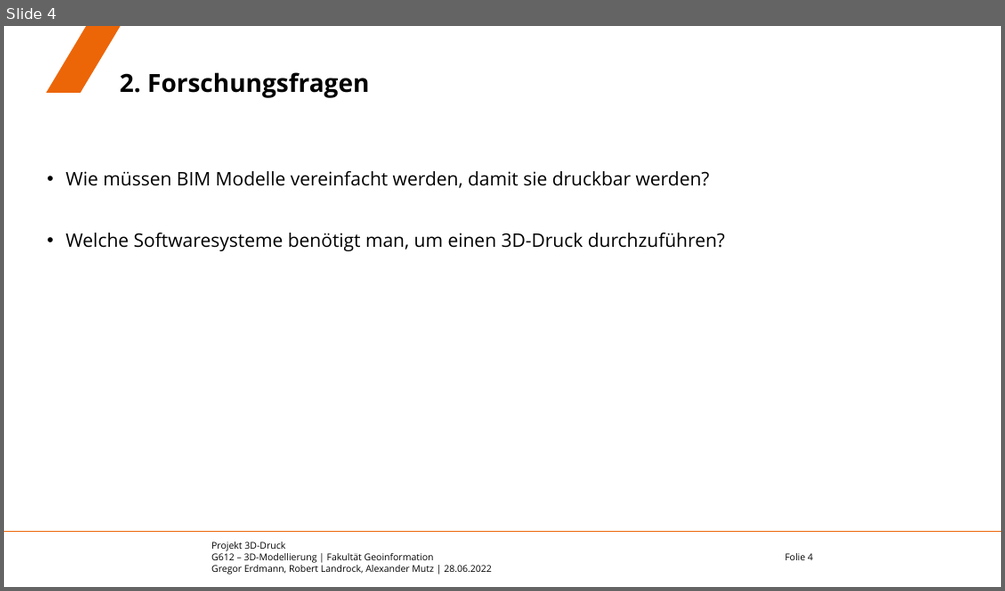
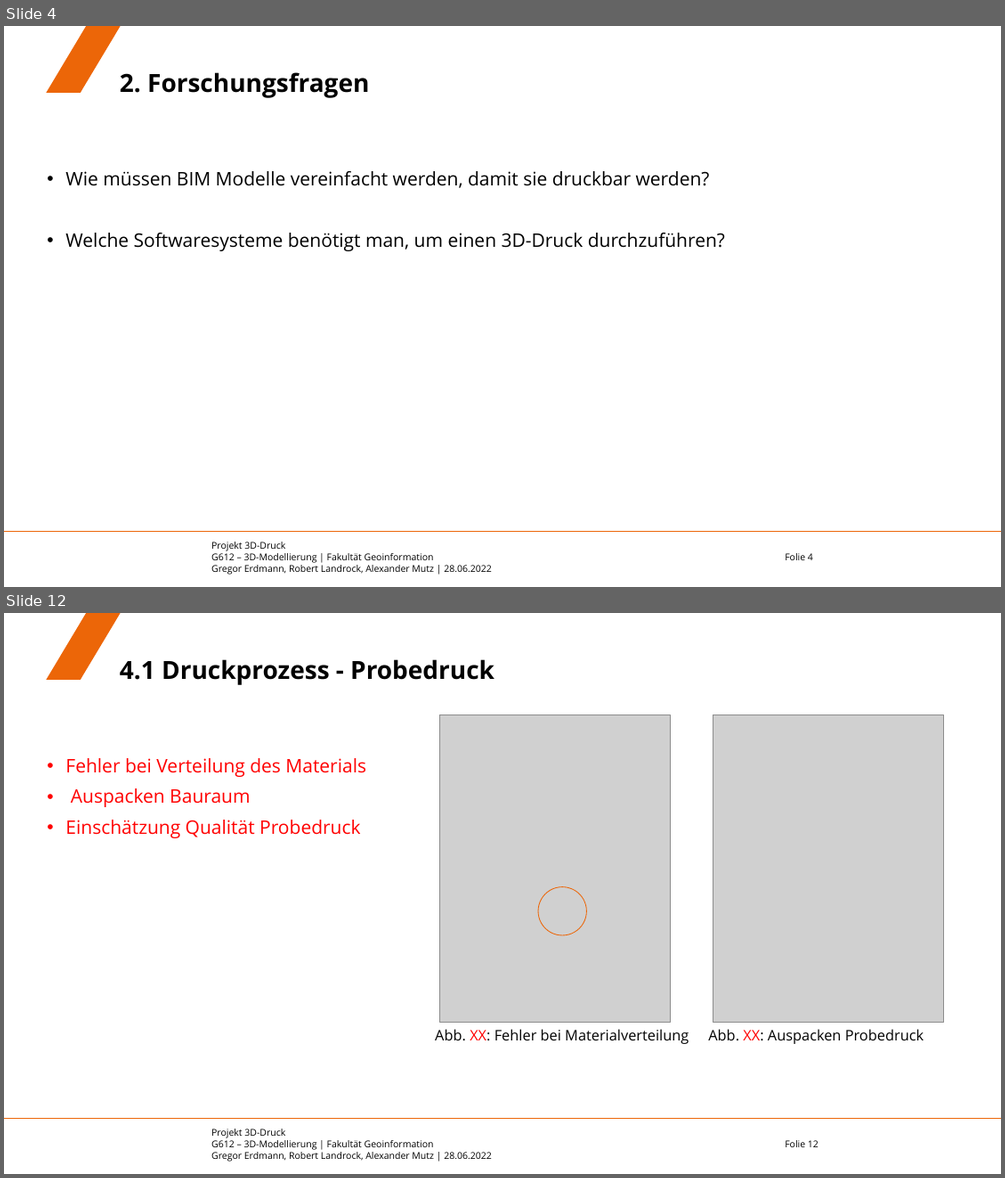
Before and after one commit to eamutz/LGS_print, a slide deck: Endvortrag.pptx. Shown one above the other, each under a label of ours: slide 4 before the commit, slides 4 and 12 after it; the slides between them are not shown. The pictures are 1005x591 and 1005x1178 pixels, drawn with LibreOffice and Linux fonts; fonts in the diff are those of the drawing; grey boxes stand for pictures; background and template pictures are left out. Boxes give left, top, right and bottom in pixels: in the first picture for what was removed or moved away, otherwise in the second. Text is boxed around its words. In the diff, an @@ line names an element or a change of style, - is before the commit and + after.

```diff
--- a/Endvortrag.pptx
+++ b/Endvortrag.pptx
@@ slide 12 added at (4,613,1001,1174), background #FFFFFF; not listed: 4 template elements that a slide beside it also shows @@
@@ title added at (120,659,494,685), 24 pt, text #000000, bold @@
+4.1 Druckprozess - Probedruck
@@ picture added at (439,714,671,1022) @@
@@ picture added at (713,714,944,1022) @@
@@ text added at (65,758,366,838), 18 pt, text #FF0000 @@
+• Fehler bei Verteilung des Materials
+• Auspacken Bauraum
+• Einschätzung Qualität Probedruck
@@ ellipse added at (538,887,587,935), outline #EC6608 0.75 pt @@
@@ text added at (435,1029,688,1044), 14 pt, text #000000 @@
+Abb. XX: Fehler bei Materialverteilung
@@ text added at (708,1029,923,1044), 14 pt, text #000000 @@
+Abb. XX: Auspacken Probedruck
```
Also in this commit, not shown: 8 slides changed, 1 other slide added, 1 other file.
